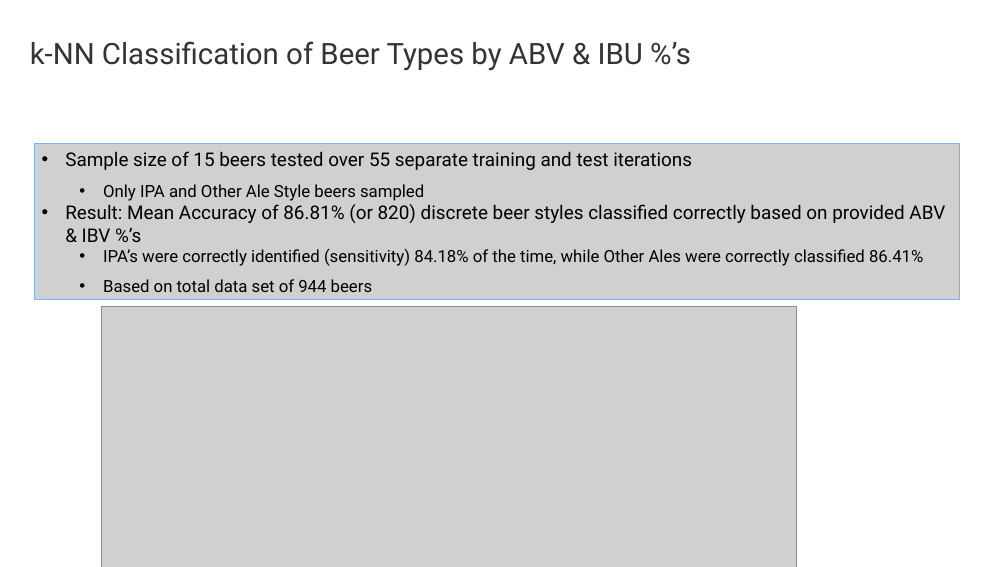
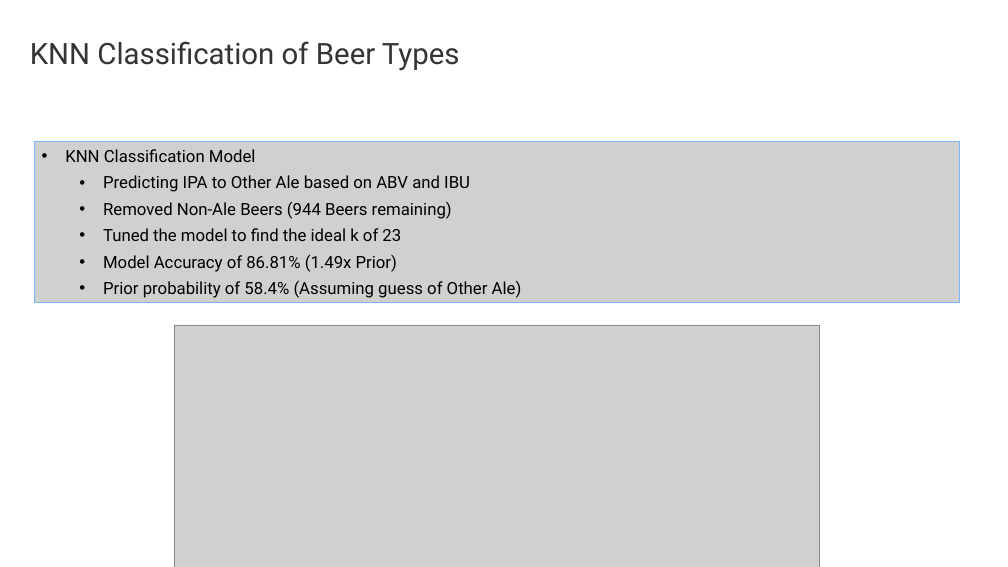
Before and after one commit to C-Stewart-GH/DDS_6306_CS1, a slide deck: slide 11 of Final_CS1_Presentation_DDS_6306.pptx (slide 9 before the commit). Drawn at 1008x567 pixels with LibreOffice and Linux fonts; fonts in the diff are those of the drawing; grey boxes stand for pictures; background and template pictures are left out. Boxes give left, top, right and bottom in pixels: in the first picture for what was removed or moved away, otherwise in the second. Text is boxed around its words. In the diff, an @@ line names an element or a change of style, - is before the commit and + after.

```diff
--- a/Final_CS1_Presentation_DDS_6306.pptx
+++ b/Final_CS1_Presentation_DDS_6306.pptx
@@ text at [30, 41, 460, 71]: text changed @@
-k-NN Classification of Beer Types by ABV & IBU %’s
+KNN Classification of Beer Types
@@ picture "KNN Classification Model": place and size @@
-picture "KNN Classification Model" at [34, 144, 960, 299]
+picture "KNN Classification Model" at [34, 141, 960, 303]
@@ text in picture at [65, 149, 522, 298]: text changed @@
-• Sample size of 15 beers tested over 55 separate training and test iterations
-  • Only IPA and Other Ale Style beers sampled
-• Result: Mean Accuracy of 86.81% (or 820) discrete beer styles classified correctly based on provided ABV & IBV %’s
-  • IPA’s were correctly identified (sensitivity) 84.18% of the time, while Other Ales were correctly classified 86.41%
-  • Based on total data set of 944 beers
+• KNN Classification Model
+  • Predicting IPA to Other Ale based on ABV and IBU
+  • Removed Non-Ale Beers (944 Beers remaining)
+  • Tuned the model to find the ideal k of 23
+  • Model Accuracy of 86.81% (1.49x Prior)
+  • Prior probability of 58.4% (Assuming guess of Other Ale)
@@ picture: place and size @@
-picture at [101, 306, 797, 567]
+picture at [174, 325, 819, 567]
```
Also in this commit, not shown: 6 other slides changed, 3 slides added, 5 slides removed, 4 other files.
